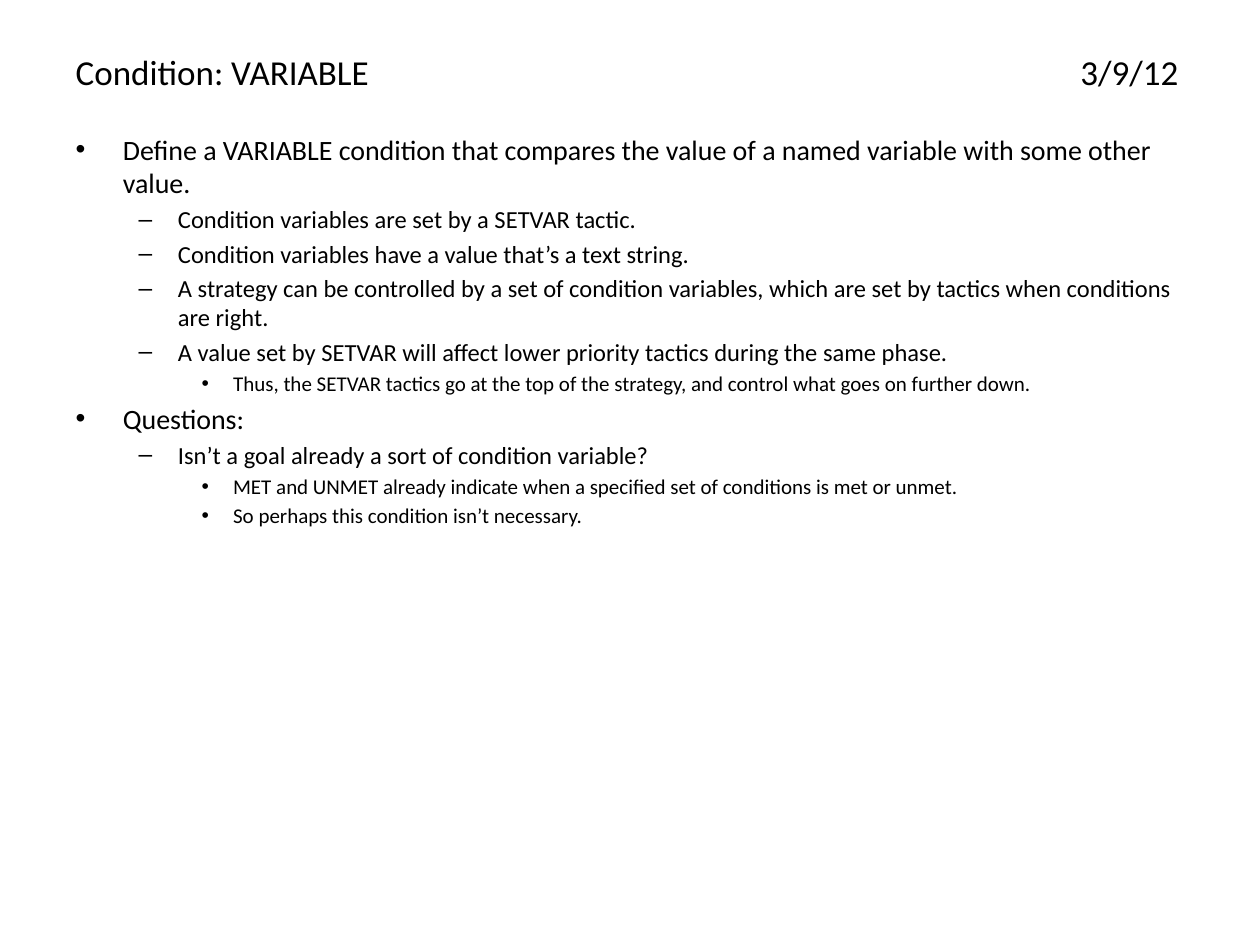
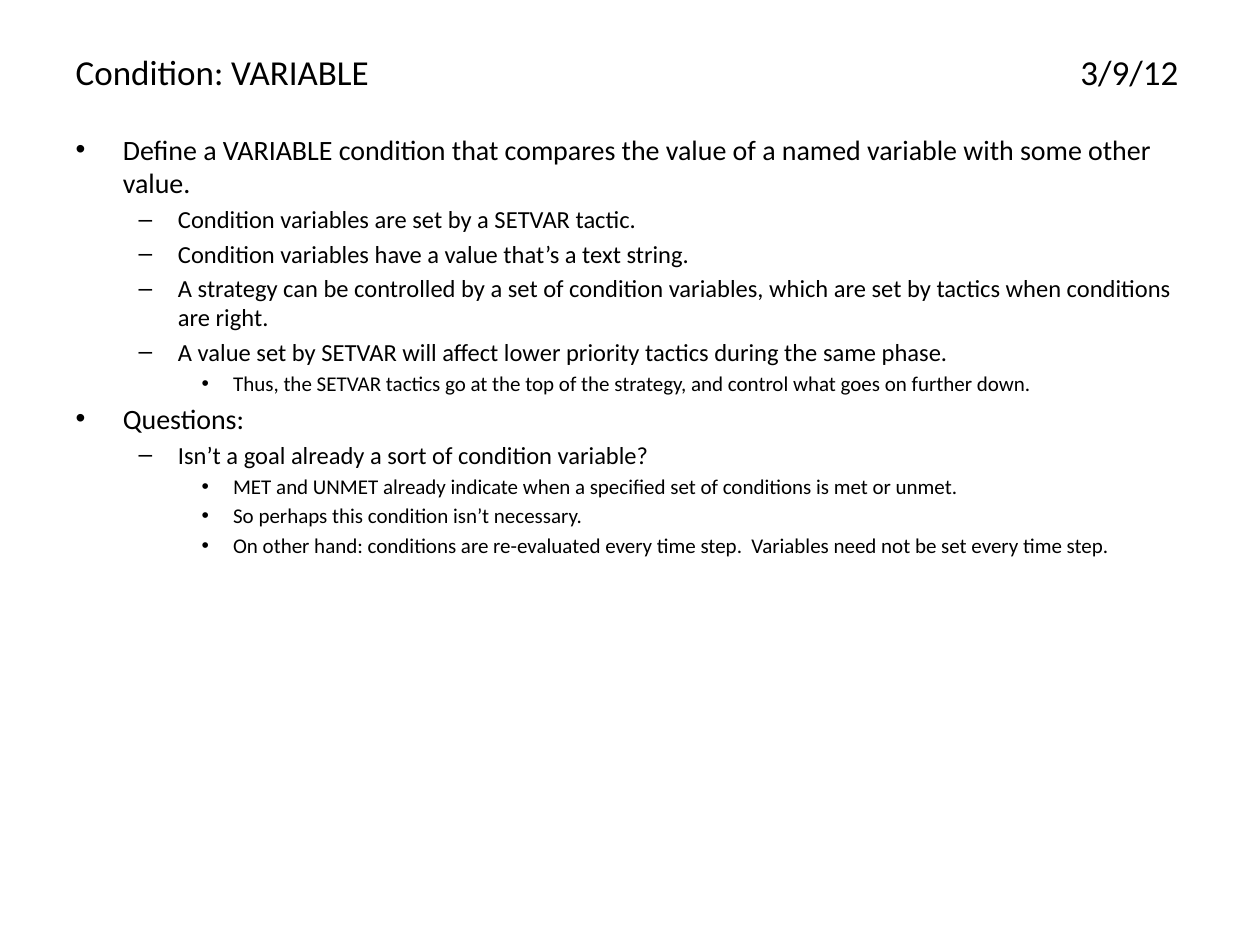
Before and after one commit to AthenaModel/athena-legacy, a slide deck: slide 8 of docs/dev/ideas.pptx (slide 7 before the commit). Drawn at 1260x945 pixels with LibreOffice and Linux fonts; fonts in the diff are those of the drawing. Boxes give left, top, right and bottom in pixels: in the first picture for what was removed or moved away, otherwise in the second. Text is boxed around its words. In the diff, an @@ line names an element or a change of style, - is before the commit and + after.

```diff
--- a/docs/dev/ideas.pptx
+++ b/docs/dev/ideas.pptx
@@ text at bbox=[233, 538, 1108, 557]: paragraph added @@
+    • On other hand: conditions are re-evaluated every time step. Variables need not be set every time step.
```
Also in this commit, not shown: 8 other slides changed, 11 slides added.
